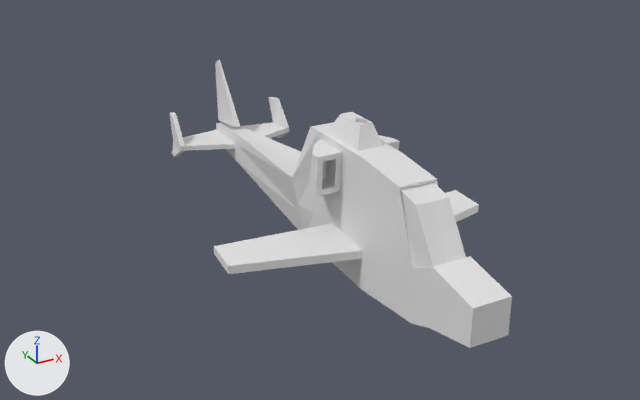
One commit to the Blender file helicoptero.blend: the scene before it, then after it.
The view is the same before and after, from a camera (50 mm lens) standing at (-20.1, -31.5, 19.2) and looking at (-2.2, 1.0, 3.0). Every picture has the same lights, and +X, +Y and +Z are marked at lower left.

The older version as bpy lines, for what is in view:
```python
me_cube = bpy.data.meshes.new('Cube')
me_cube.from_pydata(...)  # 307 vertices, 302 faces; spans x -6.5..6.5, y -9.9..15.7, z -1.8..5.4
me_cube.materials.append(mat_material)  # white #e7e7e7
ob_cube = bpy.data.objects.new('Cube', me_cube)
ob_cube.location = (-1.08, 0.0, 1.7)
```
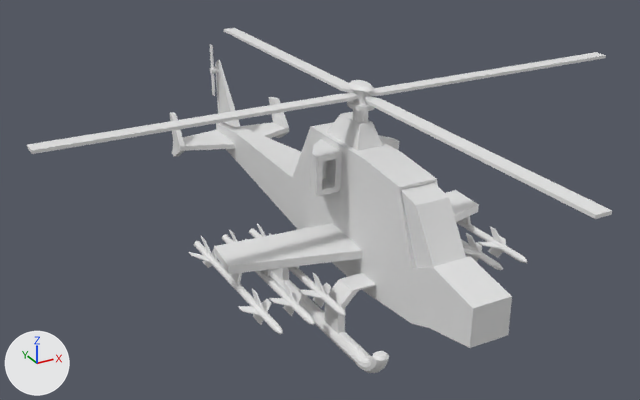
Boxes [x1, y1, x2, y2] around the edits, measured in the pictures (640 x 400 px):
'Main Rotor', added
    after: [27, 28, 612, 219]
'Missiles', added
    after: [189, 205, 528, 334]
'Landing Skids', added
    after: [270, 227, 389, 373]
'Tail Rotor', added
    after: [210, 44, 219, 96]

Edits to the bpy script that builds the scene:
```text
Add me_cylinder:
    me_cylinder.from_pydata(...)  # 488 vertices, 458 faces; spans x -13.8..13.8, y -14.0..14.0, z -4.4..0.6
    me_cylinder.polygons.foreach_set('use_smooth', [True] * 458)
Add me_cylinder_005:
    me_cylinder_005.from_pydata(...)  # 3612 vertices, 3432 faces; spans x -6.79..6.79, y -1.43..0.38, z 3.28..9.18
    me_cylinder_005.polygons.foreach_set('use_smooth', [True] * 3432)
Add me_cylinder_002:
    me_cylinder_002.from_pydata(...)  # 912 vertices, 892 faces; spans x -3.04..3.04, y -3.84..-1.29, z -15.87..-2.96
    me_cylinder_002.polygons.foreach_set('use_smooth', [True] * 892)
Add me_cylinder_001:
    me_cylinder_001.from_pydata(...)  # 300 vertices, 270 faces; spans x -2.05..0.9, y 0.03..0.42, z -0.06..0.41
    me_cylinder_001.polygons.foreach_set('use_smooth', [True] * 270)
Add ob_main_rotor:
    ob_main_rotor = bpy.data.objects.new('Main Rotor', me_cylinder)
    ob_main_rotor.location = (-1.07, -0.51, 8.05)
Add ob_missiles:
    ob_missiles = bpy.data.objects.new('Missiles', me_cylinder_005)
    ob_missiles.location = (-1.09, -9.94, 1.48)
    ob_missiles.rotation_euler = (1.571, 0.0, 3.142)  # degrees (90, 0, 180)
    ob_missiles.scale = (1.0, 1.0, 1.5)
Add ob_landing_skids:
    ob_landing_skids = bpy.data.objects.new('Landing Skids', me_cylinder_002)
    ob_landing_skids.location = (-0.98, -9.94, 2.05)
    ob_landing_skids.rotation_euler = (1.571, 0.0, 0.0)  # degrees (90, 0, 0)
Add ob_tail_rotor:
    ob_tail_rotor = bpy.data.objects.new('Tail Rotor', me_cylinder_001)
    ob_tail_rotor.location = (-1.48, 15.08, 4.91)
    ob_tail_rotor.rotation_euler = (0.0, 1.571, 0.0)  # degrees (0, 90, 0)
```
